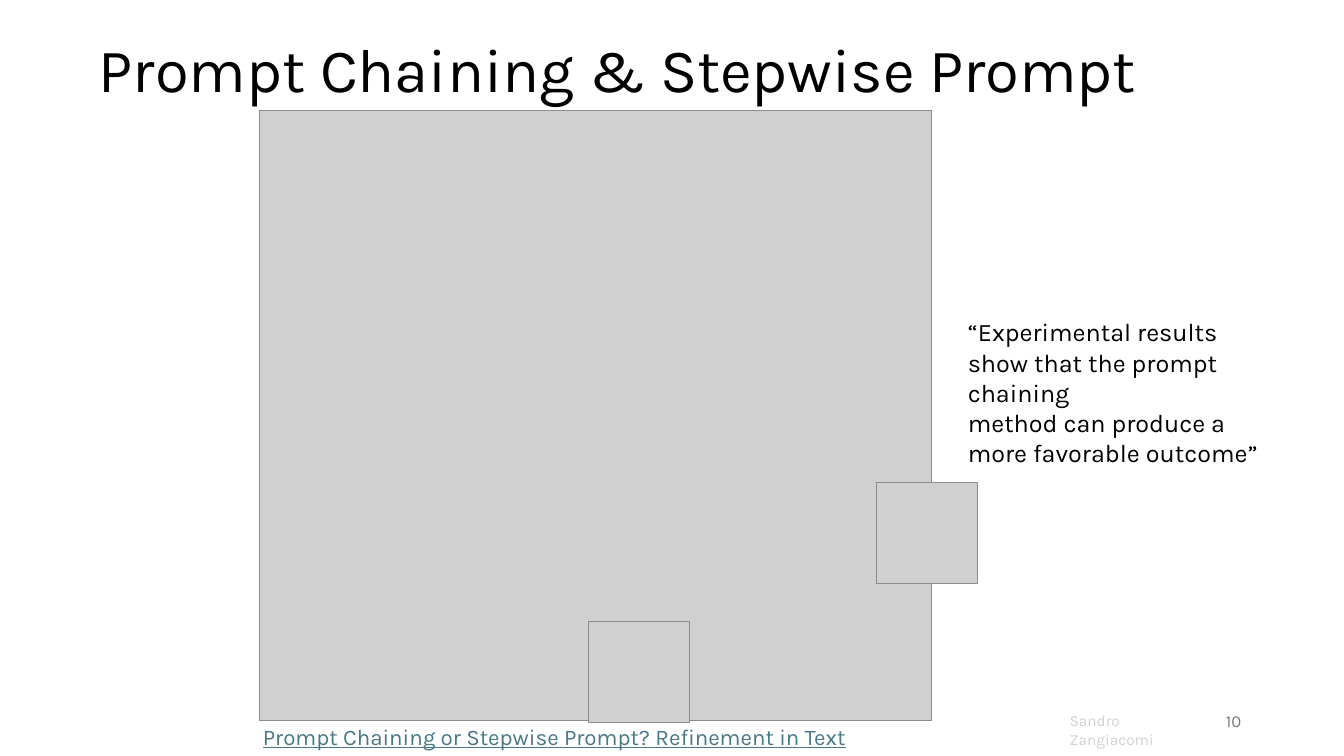
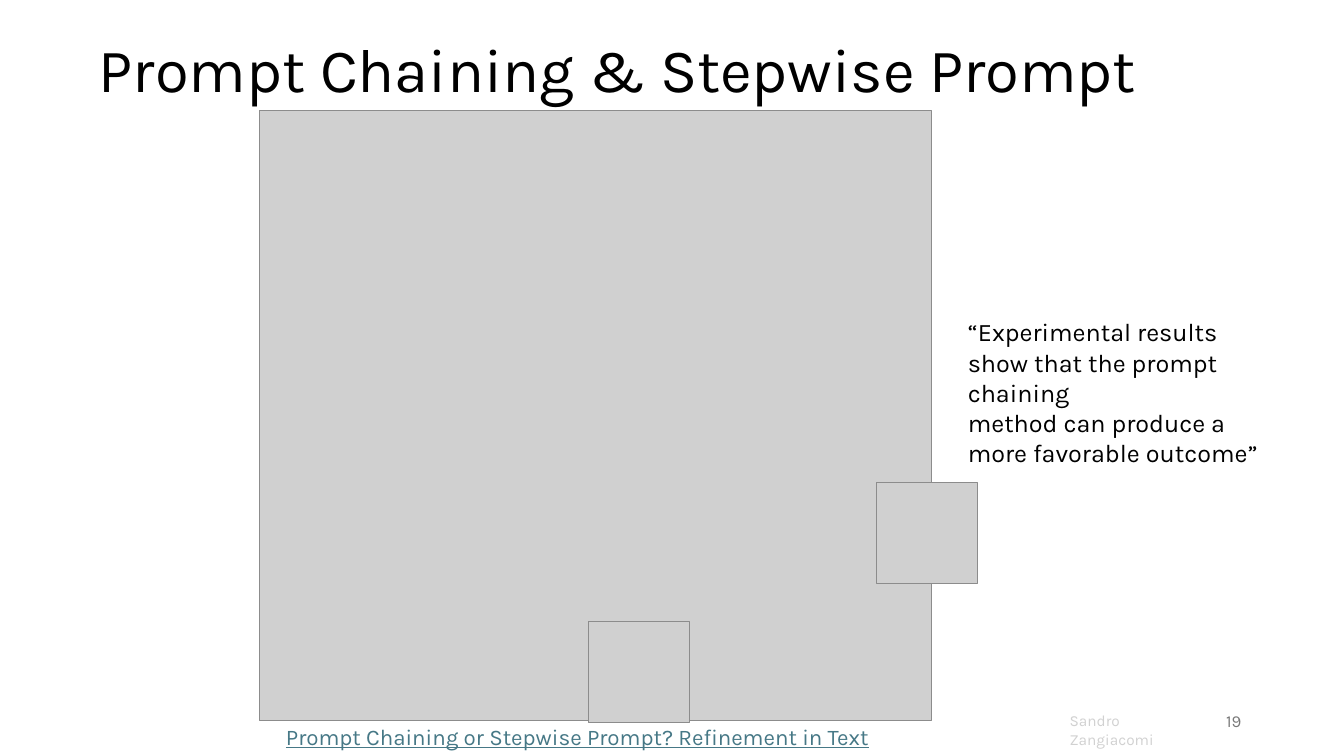
Before and after one commit to sandrozc/llm_learning_xp, a slide deck: slide 19 of genai_course.pptx (slide 10 before the commit). Drawn at 1344x756 pixels with LibreOffice and Linux fonts; fonts in the diff are those of the drawing; grey boxes stand for pictures; background and template pictures are left out. Boxes give left, top, right and bottom in pixels: in the first picture for what was removed or moved away, otherwise in the second. Text is boxed around its words. In the diff, an @@ line names an element or a change of style, - is before the commit and + after.

```diff
--- a/genai_course.pptx
+++ b/genai_course.pptx
@@ text "Prompt Chaining or Stepwise Prompt? ...": place and size @@
-text "Prompt Chaining or Stepwise Prompt? ..." at (263, 729, 846, 751)
+text "Prompt Chaining or Stepwise Prompt? ..." at (286, 729, 869, 751)
@@ page number at (1226, 716, 1241, 727): text changed @@
-10
+19
```
Also in this commit, not shown: 14 other slides changed, 7 slides added, 1 slide removed.
